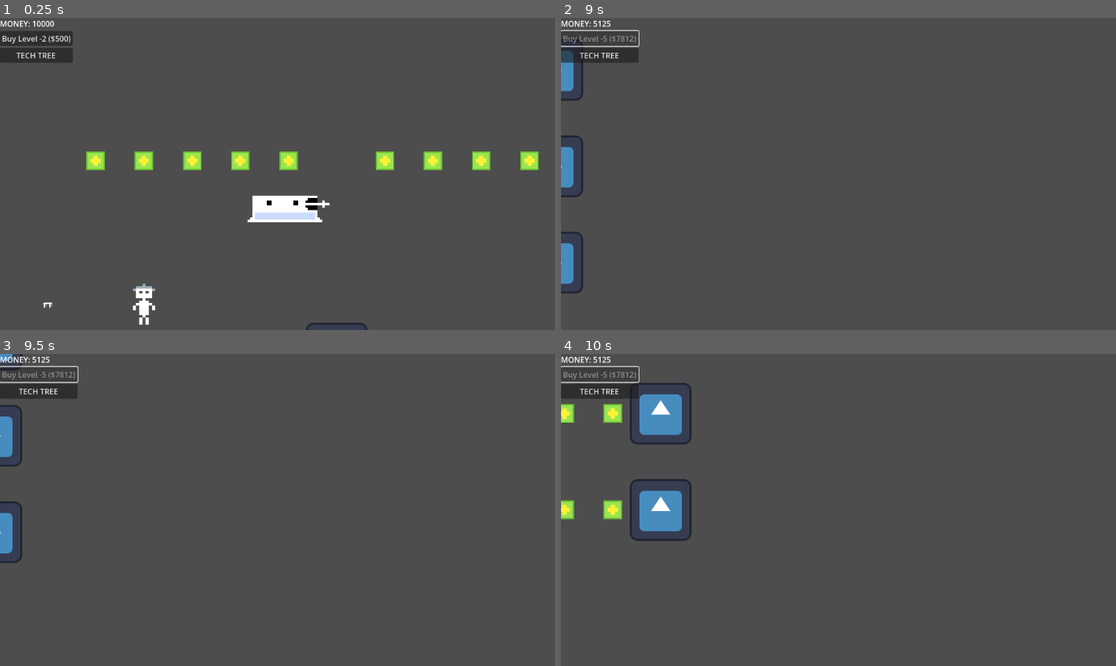
Above: before the commit, frames 1-4 (two rows, left to right).
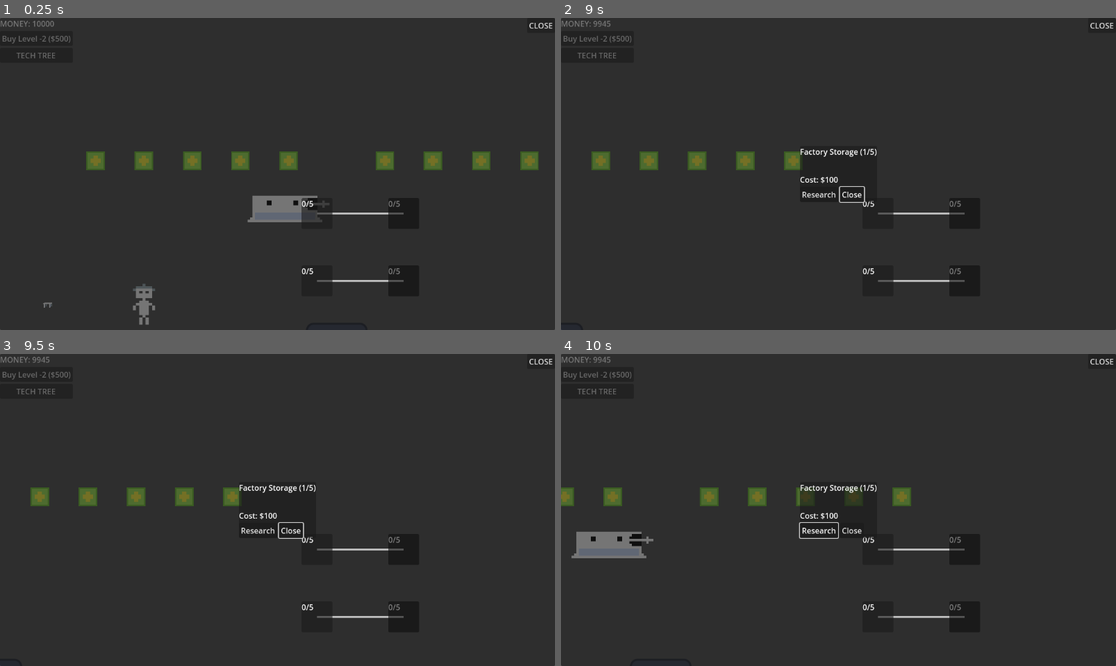
Above: after the commit, the same moments.

Repository: RomanPoschl/incremental-bunker-vs-zombies
Game: Godot game, scene res://game.tscn
Same seed, same stepped clock (60 frames per second), same inputs: the game is played once before the commit and once after it. The engine's default icon, where the game draws it, is replaced by a stand-in: a white triangle on a blue panel in a dark square.
Inputs (mouse positions are in pixels of both pictures, inside the frame that each line leads up to):
- Up to frame 1 (0.25 s): no input
- Up to frame 2 (9 s): click (877, 280) at 0.5 s, where only the run after the commit has a clickable "0/5"; click (966, 280) at 1.25 s, where only the run after the commit has a clickable "0/5"; click (966, 214) at 2 s, where only the run after the commit has a clickable "0/5"; click (877, 214) at 2.75 s, where only the run after the commit has a clickable "0/5"; click (816, 195) at 3.5 s, where only the run after the commit has a clickable "Research"; click "Buy Level -2 ($500)" at 4.25 s; move the mouse to (960, 158) at 5.02 s; hold Right (ui_right) 5.03-5.75 s; click (960, 158) at 5.17 s; drag from (727, 189) to (810, 236) at 5.77 s; click (599, 39) at 6.5 s, where only the run before the commit has a clickable "Buy Level -3 ($1250)"; move the mouse to (894, 105) at 7.27 s; hold Right (ui_right) 7.28-8 s; click (894, 105) at 7.42 s; drag from (810, 236) to (672, 127) at 8.02 s; click (599, 39) at 8.75 s, where only the run before the commit has a clickable "Buy Level -4 ($3125)"
- Up to frame 3 (9.5 s): no input
- Up to frame 4 (10 s): move the mouse to (1005, 556) at 9.52 s; hold Left (ui_left) from 9.53 s (still down); click (1005, 556) at 9.67 s

The runs differ from the first frame. In frame 1, 99% of the frame differs, in the area x 0-100%, y 0-100%; in frame 2, 99%; in frame 3, 99%; in frame 4, 99%.

Commit message:
Tech tree improvements

Diff:
--- a/Singletons/Events.gd
+++ b/Singletons/Events.gd
@@ -9,4 +9,4 @@
 
 signal upgrade_purchased(upgrade_id, new_value)
 
-signal tech_node_clicked(upgrade_id: String)
+signal tech_node_clicked(upgrade_id: String, position: Vector2)
--- a/Singletons/player_resources.gd
+++ b/Singletons/player_resources.gd
@@ -107,6 +107,11 @@
     if not upgrade_data.has(upgrade_id): return
 
     var data: UpgradeData = upgrade_data[upgrade_id]
+
+    if data.max_level != -1 and data.level >= data.max_level:
+        print("Upgrade %s is already at max level!" % data.name)
+        return
+
     var cost = get_upgrade_cost(upgrade_id)
 
     if spend_money(cost):
@@ -135,3 +140,6 @@
         return parent_data.level > 1
 
     return false
+
+func has_ammo(ammo_id: String, amount: int) -> bool:
+    return global_ammo.get(ammo_id, 0) >= amount
--- a/Systems/turret_system.gd
+++ b/Systems/turret_system.gd
@@ -21,11 +21,11 @@
 
         if turret.ammo_filter_id != "":
             if PlayerResources.has_ammo(turret.ammo_filter_id, 1):
-                ammo_to_use = PlayerResources.ammo_db[turret.ammo_filter_id]
+                ammo_to_use = PlayerResources.global_ammo[turret.ammo_filter_id]
         else:
             for ammo_id in PlayerResources.global_ammo:
                 if PlayerResources.has_ammo(ammo_id, 1):
-                    ammo_to_use = PlayerResources.ammo_db[ammo_id]
+                    ammo_to_use = PlayerResources.global_ammo[ammo_id]
                     break
 
         if ammo_to_use == null:
--- a/UI/TechTreeNode.tscn
+++ b/UI/TechTreeNode.tscn
@@ -4,17 +4,8 @@
 
 [node name="TechTreeNode" type="Button"]
 custom_minimum_size = Vector2(64, 64)
-anchors_preset = 8
-anchor_left = 0.5
-anchor_top = 0.5
-anchor_right = 0.5
-anchor_bottom = 0.5
-offset_left = -32.0
-offset_top = -32.0
-offset_right = 32.0
-offset_bottom = 32.0
-grow_horizontal = 2
-grow_vertical = 2
+offset_right = 64.0
+offset_bottom = 64.0
 script = ExtResource("1_ghupx")
 
 [node name="TextureRect" type="TextureRect" parent="."]
@@ -24,3 +15,8 @@
 anchor_bottom = 1.0
 grow_horizontal = 2
 grow_vertical = 2
+
+[node name="LevelLabel" type="Label" parent="."]
+layout_mode = 0
+offset_right = 40.0
+offset_bottom = 23.0
--- a/UI/TechUpgradePopup.tscn
+++ b/UI/TechUpgradePopup.tscn
@@ -8,10 +8,10 @@
 anchor_top = 0.5
 anchor_right = 0.5
 anchor_bottom = 0.5
-offset_left = -10.0
-offset_top = -46.5
-offset_right = 10.0
-offset_bottom = 46.5
+offset_left = -31.0
+offset_top = -58.0
+offset_right = 31.0
+offset_bottom = 58.0
 grow_horizontal = 2
 grow_vertical = 2
 script = ExtResource("1_h4ar0")
--- /dev/null
+++ b/UI/graph_container.gd
@@ -0,0 +1,29 @@
+extends Control
+
+# Spacing between grid points
+const GRID_SPACING: Vector2 = Vector2(150, 120)
+const CELL_SIZE: Vector2 = Vector2(180, 140)
+const START_OFFSET: Vector2 = Vector2(50, 50)
+const BUTTON_CENTER_OFFSET: Vector2 = Vector2(32, 32)
+
+func _process(delta):
+    queue_redraw()
+
+func _draw():
+    for id in PlayerResources.upgrade_data:
+        var data = PlayerResources.upgrade_data[id]
+
+        if data.prerequisite:
+            var start_grid = data.prerequisite.grid_position
+            var end_grid = data.grid_position
+
+            var start_pos = START_OFFSET + (Vector2(start_grid) * CELL_SIZE) + BUTTON_CENTER_OFFSET
+            var end_pos = START_OFFSET + (Vector2(end_grid) * CELL_SIZE) + BUTTON_CENTER_OFFSET
+
+            var color = Color.GRAY
+            if PlayerResources.is_upgrade_available(id):
+                color = Color.WHITE
+            if data.is_unlocked:
+                color = Color.GREEN
+
+            draw_line(start_pos, end_pos, color, 4.0)
--- a/UI/tech_tree.gd
+++ b/UI/tech_tree.gd
@@ -3,7 +3,9 @@
 @export var node_scene: PackedScene
 @export var popup_scene: PackedScene
 
-@onready var graph_container = $ViewPort/GraphContainer # A Control node for spacing
+@onready var graph_container = $ViewPort/GraphContainer
+@onready var close_button = $CloseButton
+
 var popup_instance
 
 var is_panning: bool = false
@@ -11,73 +13,77 @@
 const MIN_ZOOM: float = 0.5
 const MAX_ZOOM: float = 2.0
 
+const CELL_SIZE: Vector2 = Vector2(180, 140)
+const START_OFFSET: Vector2 = Vector2(50, 50)
+
 func _ready():
     mouse_filter = Control.MOUSE_FILTER_STOP
 
-    # Create the popup once
     popup_instance = popup_scene.instantiate()
     popup_instance.visible = false
-    add_child(popup_instance) # Add on top of tree
+    popup_instance.top_level = true
+    add_child(popup_instance)
 
     Events.upgrade_purchased.connect(func(_id, _val): queue_redraw())
     Events.tech_node_clicked.connect(_on_node_clicked)
+    close_button.pressed.connect(_on_close_pressed)
 
-    # Defer generation to ensure data is ready
     call_deferred("_generate_tree")
 
 func _generate_tree():
-    # Clear old
     for child in graph_container.get_children():
         child.queue_free()
 
-    # Spawn Nodes
     for id in PlayerResources.upgrade_data:
         var data = PlayerResources.upgrade_data[id]
-        var node = node_scene.instantiate()
+        var node = node_scene.instantiate() as Control
 
-        # Position (Arbitrary scale factor 150px)
-        node.position = data.grid_position * 150.0
+        var grid_pos = data.grid_position
+        var pixel_pos = START_OFFSET + (Vector2(grid_pos) * CELL_SIZE)
 
+        node.position = pixel_pos
         graph_container.add_child(node)
         node.setup(id)
 
     graph_container.position = size / 2
 
 func _draw():
-    # (Optional) Draw lines between nodes here using grid_position logic
     pass
 
-func _on_node_clicked(upgrade_id: String):
-    popup_instance.open(upgrade_id)
+func _on_node_clicked(upgrade_id: String, position: Vector2):
+    popup_instance.open(upgrade_id, position)
 
 func _gui_input(event):
-    # --- PANNING (Middle Mouse or Right Mouse) ---
+    if not self.visible: return
+
     if event is InputEventMouseButton:
         if event.button_index == MOUSE_BUTTON_MIDDLE or event.button_index == MOUSE_BUTTON_RIGHT:
             if event.pressed:
                 is_panning = true
             else:
                 is_panning = false
+            accept_event()
 
-        # --- ZOOMING (Mouse Wheel) ---
         if event.button_index == MOUSE_BUTTON_WHEEL_UP:
             _apply_zoom(0.1, event.position)
+            accept_event()
         if event.button_index == MOUSE_BUTTON_WHEEL_DOWN:
             _apply_zoom(-0.1, event.position)
+            accept_event()
 
-    # --- DRAG MOVEMENT ---
     if event is InputEventMouseMotion and is_panning:
         graph_container.position += event.relative
+        accept_event()
 
 func _apply_zoom(amount: float, center_point: Vector2):
     var old_zoom = current_zoom
     current_zoom = clamp(current_zoom + amount, MIN_ZOOM, MAX_ZOOM)
 
-    # Zoom scaling
     graph_container.scale = Vector2(current_zoom, current_zoom)
 
-    # Logic to zoom towards the mouse cursor (Optional polish)
-    # For simple zoom, just scaling is enough, but this keeps mouse focused:
     var zoom_factor = current_zoom / old_zoom
     var local_mouse = (center_point - graph_container.position)
     graph_container.position -= local_mouse * (zoom_factor - 1.0)
+
+func _on_close_pressed():
+    visible = false
--- a/UI/tech_tree.tscn
+++ b/UI/tech_tree.tscn
@@ -1,8 +1,9 @@
-[gd_scene load_steps=4 format=3 uid="uid://cmayogem252gy"]
+[gd_scene load_steps=5 format=3 uid="uid://cmayogem252gy"]
 
 [ext_resource type="Script" uid="uid://diiefmtclsnsq" path="res://UI/tech_tree.gd" id="1_q55t8"]
 [ext_resource type="PackedScene" uid="uid://b0jup28jmpex7" path="res://UI/TechTreeNode.tscn" id="2_eievx"]
 [ext_resource type="PackedScene" uid="uid://b1en8rl10h7ag" path="res://UI/TechUpgradePopup.tscn" id="3_bm82s"]
+[ext_resource type="Script" uid="uid://bvjhkwykeyits" path="res://UI/graph_container.gd" id="4_eievx"]
 
 [node name="TechTree" type="PanelContainer"]
 anchors_preset = 15
@@ -10,15 +11,25 @@
 anchor_bottom = 1.0
 grow_horizontal = 2
 grow_vertical = 2
+mouse_force_pass_scroll_events = false
 script = ExtResource("1_q55t8")
 node_scene = ExtResource("2_eievx")
 popup_scene = ExtResource("3_bm82s")
 
 [node name="ViewPort" type="Control" parent="."]
 layout_mode = 2
+mouse_filter = 1
 
 [node name="GraphContainer" type="Control" parent="ViewPort"]
 layout_mode = 1
 anchors_preset = 0
 offset_right = 1152.0
 offset_bottom = 648.0
+mouse_filter = 1
+script = ExtResource("4_eievx")
+
+[node name="CloseButton" type="Button" parent="."]
+layout_mode = 2
+size_flags_horizontal = 8
+size_flags_vertical = 0
+text = "CLOSE"
--- a/UI/tech_tree_node.gd
+++ b/UI/tech_tree_node.gd
@@ -9,10 +9,15 @@
     if data.icon:
         $TextureRect.texture = data.icon
 
+    if data.max_level > 0:
+        $LevelLabel.text = "%d/%d" % [data.level, data.max_level]
+    else:
+        $LevelLabel.text = "%d" % data.level # Infinite
+
     if not PlayerResources.is_upgrade_available(id) and not data.is_unlocked:
         modulate = Color(0.5, 0.5, 0.5)
 
     pressed.connect(_on_pressed)
 
 func _on_pressed():
-    Events.tech_node_clicked.emit(upgrade_id)
+    Events.tech_node_clicked.emit(upgrade_id, self.position)
--- a/UI/tech_upgrade_popup.gd
+++ b/UI/tech_upgrade_popup.gd
@@ -13,20 +13,30 @@
     close_button.pressed.connect(func(): visible = false)
     buy_button.pressed.connect(_on_buy_pressed)
 
-func open(upgrade_id: String):
+func open(upgrade_id: String, position: Vector2):
     current_upgrade_id = upgrade_id
     var data = PlayerResources.upgrade_data[upgrade_id]
     var cost = PlayerResources.get_upgrade_cost(upgrade_id)
 
     # Populate UI
-    title_label.text = "%s (Lvl %d)" % [data.name, data.level]
+    if data.max_level > 0:
+        title_label.text = "%s (%d/%d)" % [data.name, data.level, data.max_level]
+    else:
+        title_label.text = "%s (Lvl %d)" % [data.name, data.level]
+
     desc_label.text = data.description
     icon_rect.texture = data.icon
     cost_label.text = "Cost: $%d" % cost
 
     # Button State
     buy_button.text = "Research"
-    if PlayerResources.money < cost:
+    var is_maxed = (data.max_level > 0 and data.level >= data.max_level)
+
+    if is_maxed:
+        cost_label.text = "MAX LEVEL"
+        buy_button.text = "Completed"
+        buy_button.disabled = true
+    elif PlayerResources.money < cost:
         buy_button.disabled = true
     elif not PlayerResources.is_upgrade_available(upgrade_id):
         buy_button.disabled = true
@@ -34,8 +44,11 @@
     else:
         buy_button.disabled = false
 
+    if Vector2.ZERO != position:
+        position = position
+
     visible = true
 
 func _on_buy_pressed():
     PlayerResources.purchase_upgrade(current_upgrade_id)
-    open(current_upgrade_id) # Refresh UI (Level up, new cost)
+    open(current_upgrade_id, Vector2.ZERO) # Refresh UI (Level up, new cost)
--- a/UI/upgrade_button.gd
+++ b/UI/upgrade_button.gd
@@ -15,9 +15,16 @@
     var data = PlayerResources.upgrade_data[upgrade_id]
     var cost = PlayerResources.get_upgrade_cost(upgrade_id)
 
-    label_name.text = "%s (Lvl %s)" % [data.name, data.level]
-    button_buy.text = "Upgrade ($%s)" % cost
-    button_buy.disabled = (PlayerResources.money < cost)
+    var is_maxed = (data.max_level > 0 and data.level >= data.max_level)
+
+    if is_maxed:
+        label_name.text = "%s (MAX)" % data.name
+        button_buy.text = "Done"
+        button_buy.disabled = true
+    else:
+        label_name.text = "%s (%d/%d)" % [data.name, data.level, data.max_level]
+        button_buy.text = "Upgrade ($%s)" % cost
+        button_buy.disabled = (PlayerResources.money < cost)
 
 func _on_buy_pressed():
     PlayerResources.purchase_upgrade(upgrade_id)
--- a/camera_2d.gd
+++ b/camera_2d.gd
@@ -31,7 +31,7 @@
         position.x = clamp(position.x, limit_rect.position.x, limit_rect.end.x)
         position.y = clamp(position.y, limit_rect.position.y, limit_rect.end.y)
 
-func _input(event: InputEvent) -> void:
+func _unhandled_input(event: InputEvent) -> void:
     if event is InputEventMouseButton:
         if event.button_index == MOUSE_BUTTON_WHEEL_UP:
             _apply_zoom(1.0 + zoom_speed)
--- a/data/upgrade_data.gd
+++ b/data/upgrade_data.gd
@@ -17,11 +17,14 @@
 @export var value_multiplier: float = 1.0
 @export var value_additive: float = 0.0
 
+@export_group("Limits")
+@export var max_level: int = 5
+
 var is_unlocked: bool = false
 
-var level: int = 1
+var level: int = 0
 var current_value: float = 0.0
 
 func initialize():
-    level = 1
+    level = 0
     current_value = base_value
--- a/game.tscn
+++ b/game.tscn
@@ -49,6 +49,10 @@
 [node name="WorldEnvironment" type="WorldEnvironment" parent="."]
 environment = SubResource("Environment_7jktm")
 
+[node name="Camera2D" type="Camera2D" parent="."]
+position = Vector2(577, 27)
+script = ExtResource("13_215e1")
+
 [node name="GameUI" type="CanvasLayer" parent="."]
 script = ExtResource("4_fc0e3")
 
@@ -96,11 +100,6 @@
 layout_mode = 2
 
 [node name="TechTree" parent="GameUI" instance=ExtResource("16_rvswv")]
-visible = false
-
-[node name="Camera2D" type="Camera2D" parent="."]
-position = Vector2(577, 27)
-script = ExtResource("13_215e1")
 
 [node name="PlayerInput" type="Node" parent="."]
 script = ExtResource("15_7sc4i")
Not shown, added: UI/graph_container.gd.uid
